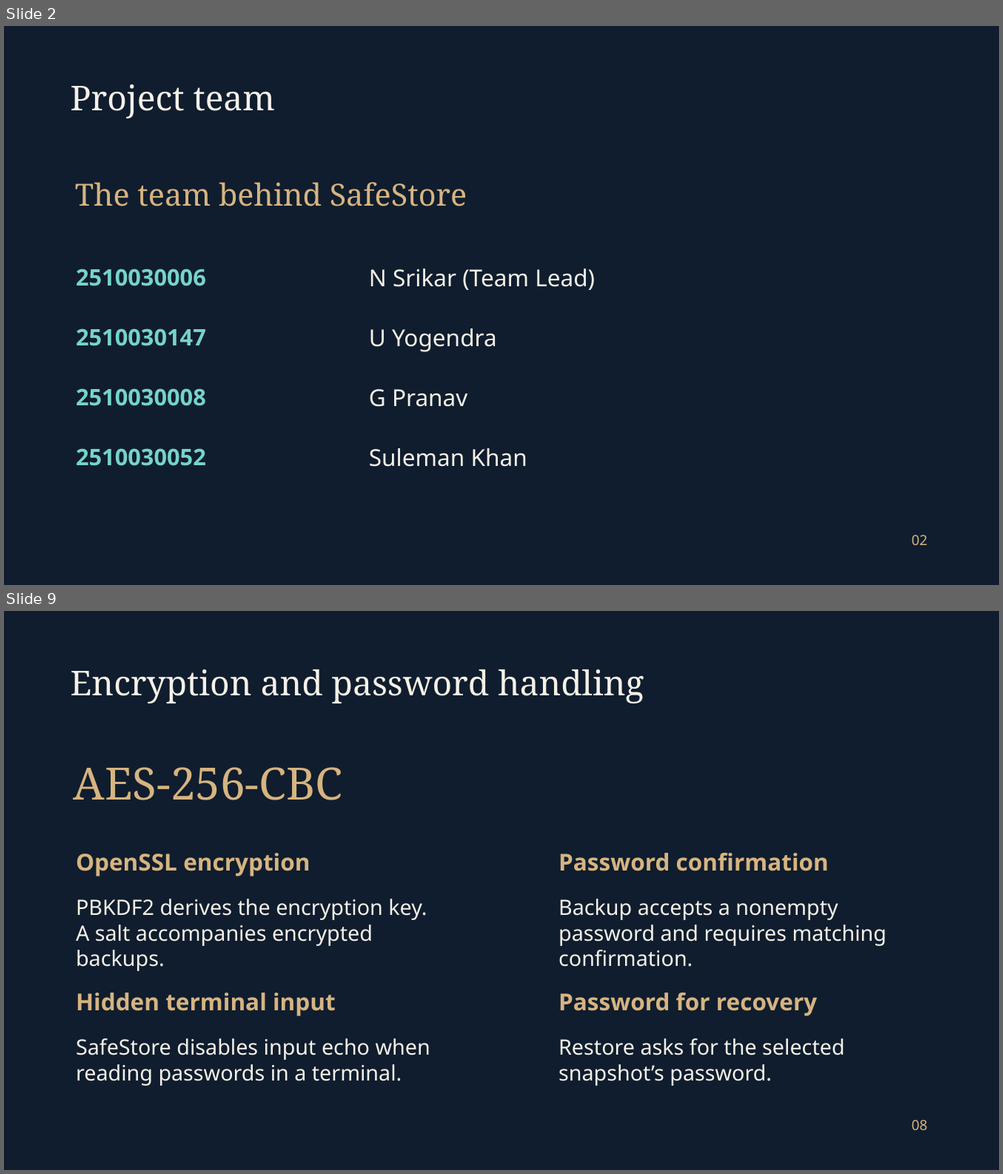
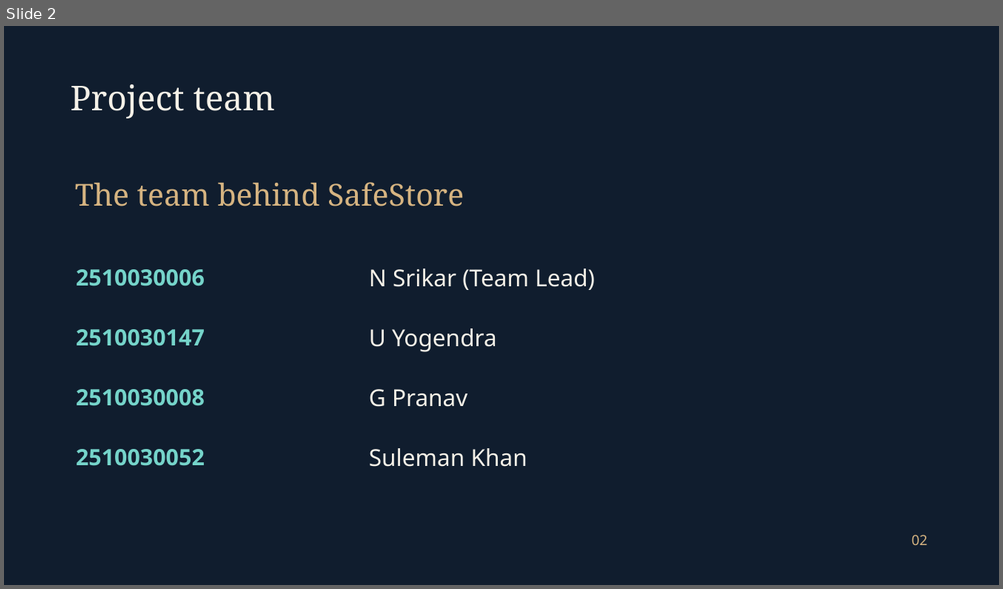
Before and after one commit to srikar0006/safestore, a slide deck: Presentations/SafeStore_Final.pptx. Shown one above the other, each under a label of ours: slides 2 and 9 before the commit, slide 2 after it; the slides between them are not shown. The pictures are 1003x1174 and 1003x589 pixels, drawn with LibreOffice and Linux fonts; fonts in the diff are those of the drawing; background and template pictures are left out. Boxes give left, top, right and bottom in pixels: in the first picture for what was removed or moved away, otherwise in the second. Text is boxed around its words. In the diff, an @@ line names an element or a change of style, - is before the commit and + after.

```diff
--- a/Presentations/SafeStore_Final.pptx
+++ b/Presentations/SafeStore_Final.pptx
@@ slide 9 removed at <box>4,611,999,1170</box>, background picture (left out) @@
@@ text removed at <box>71,669,643,703</box> @@
-Encryption and password handling
@@ text removed at <box>74,767,343,800</box> @@
-AES-256-CBC
@@ text removed at <box>76,853,310,877</box> @@
-OpenSSL encryption
@@ text removed at <box>558,853,828,871</box> @@
-Password confirmation
@@ text removed at <box>76,899,427,971</box> @@
-PBKDF2 derives the encryption key.
-A salt accompanies encrypted backups.
@@ text removed at <box>558,899,887,967</box> @@
-Backup accepts a nonempty password and requires matching confirmation.
@@ text removed at <box>76,993,336,1017</box> @@
-Hidden terminal input
@@ text removed at <box>558,993,817,1017</box> @@
-Password for recovery
@@ text removed at <box>76,1039,430,1086</box> @@
-SafeStore disables input echo when reading passwords in a terminal.
@@ text removed at <box>558,1039,844,1086</box> @@
-Restore asks for the selected snapshot’s password.
@@ text removed at <box>911,1120,928,1130</box> @@
-08
@@ slide 2 changed as well @@
@@ text "The team behind SafeStore" at <box>75,182,464,207</box>: size 29.5 to 29.2 pt @@
@@ size 22 to 21.8 pt in 4 elements at <box>76,269,205,286</box>, <box>76,329,205,346</box>, <box>76,389,205,406</box>, <box>76,449,205,466</box> @@
```
Also in this commit, not shown: 5 other slides changed, 3 slides added, 12 other slides removed.
